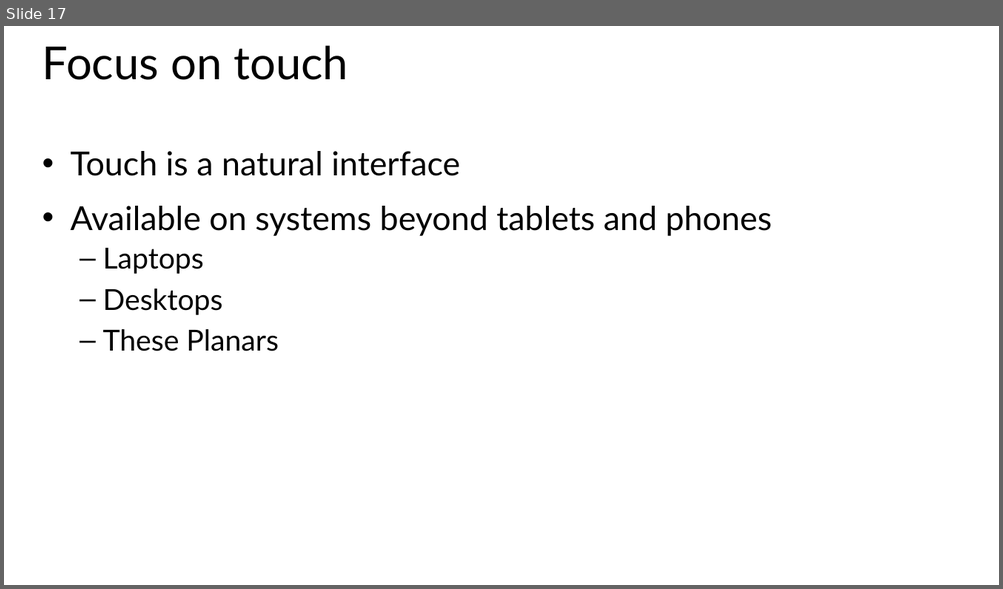
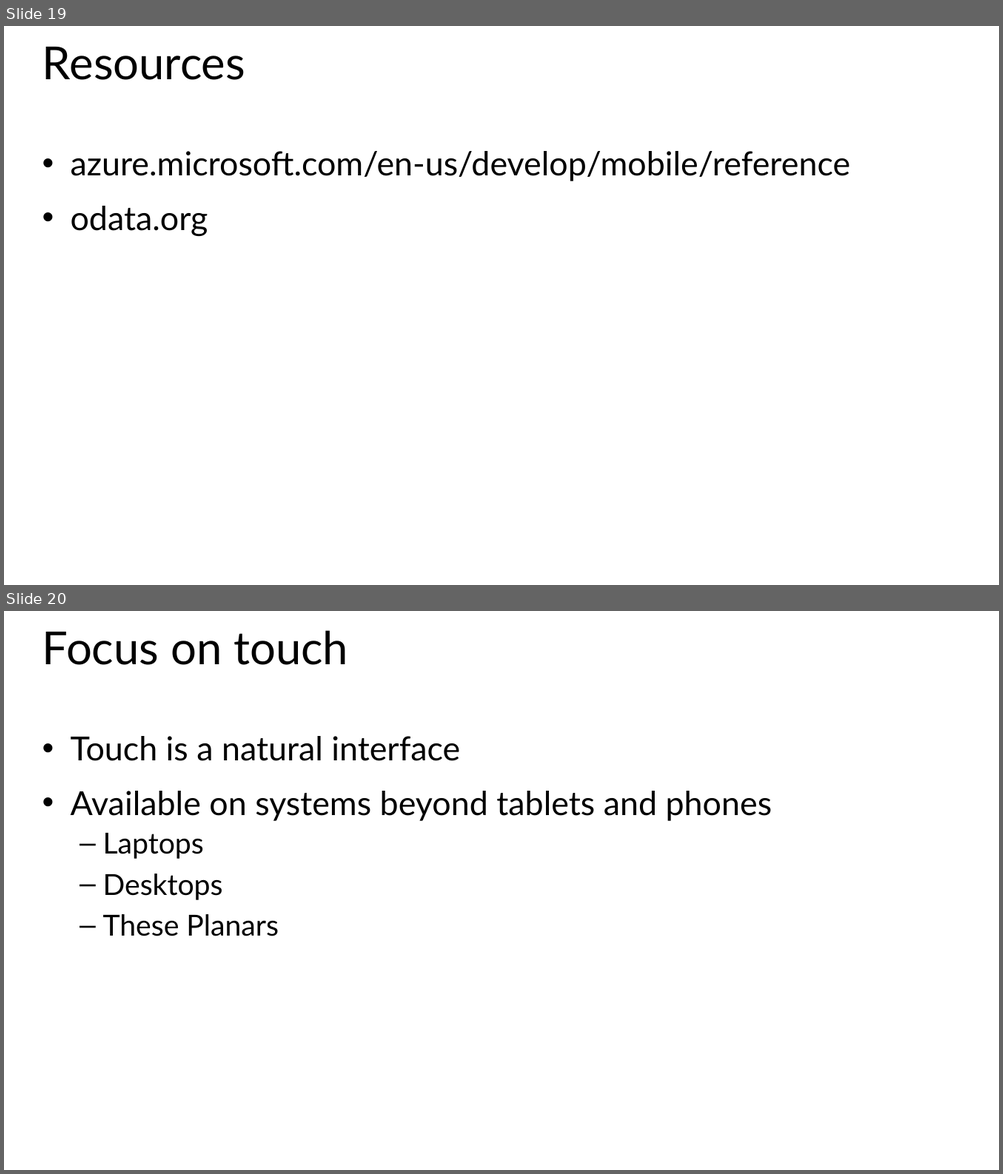
Before and after one commit to CharaD7/FrayedKnot, a slide deck: Slides/M1 Designing.pptx. Shown one above the other, each under a label of ours: slide 17 before the commit, slides 19 and 20 after it. The pictures are 1003x589 and 1003x1174 pixels, drawn with LibreOffice and Linux fonts; fonts in the diff are those of the drawing. Boxes give left, top, right and bottom in pixels: in the first picture for what was removed or moved away, otherwise in the second. Text is boxed around its words. In the diff, an @@ line names an element or a change of style, - is before the commit and + after.

```diff
--- a/Slides/M1 Designing.pptx
+++ b/Slides/M1 Designing.pptx
@@ slide 19 added at <box>4,26,999,585</box>, background #FFFFFF @@
@@ title added at <box>42,47,245,80</box>, 44 pt, text #000000 @@
+Resources
@@ text added at <box>71,151,851,237</box>, 32 pt, text #000000 @@
+• azure.microsoft.com/en-us/develop/mobile/reference
+• odata.org
@@ what was slide 17 is now slide 20 @@
```
Also in this commit, not shown: 3 slides changed, 2 other slides added, 11 other files.
